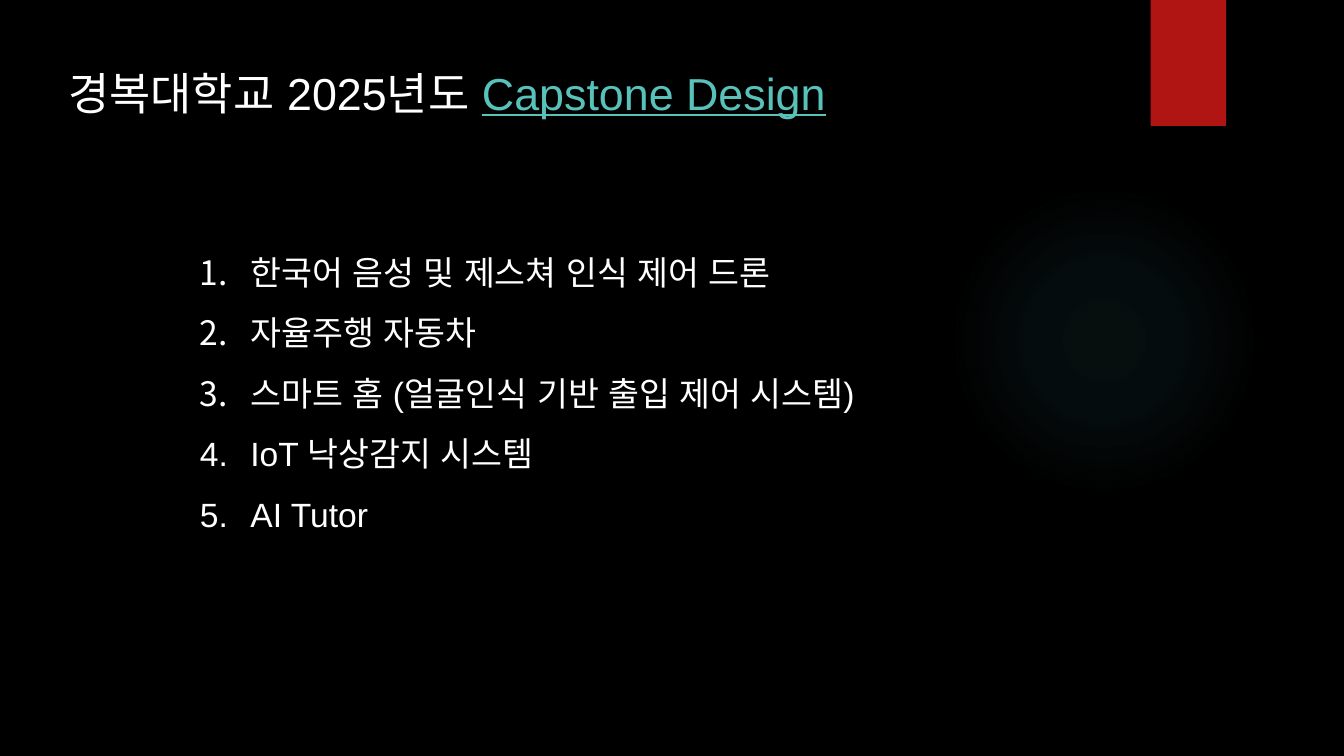
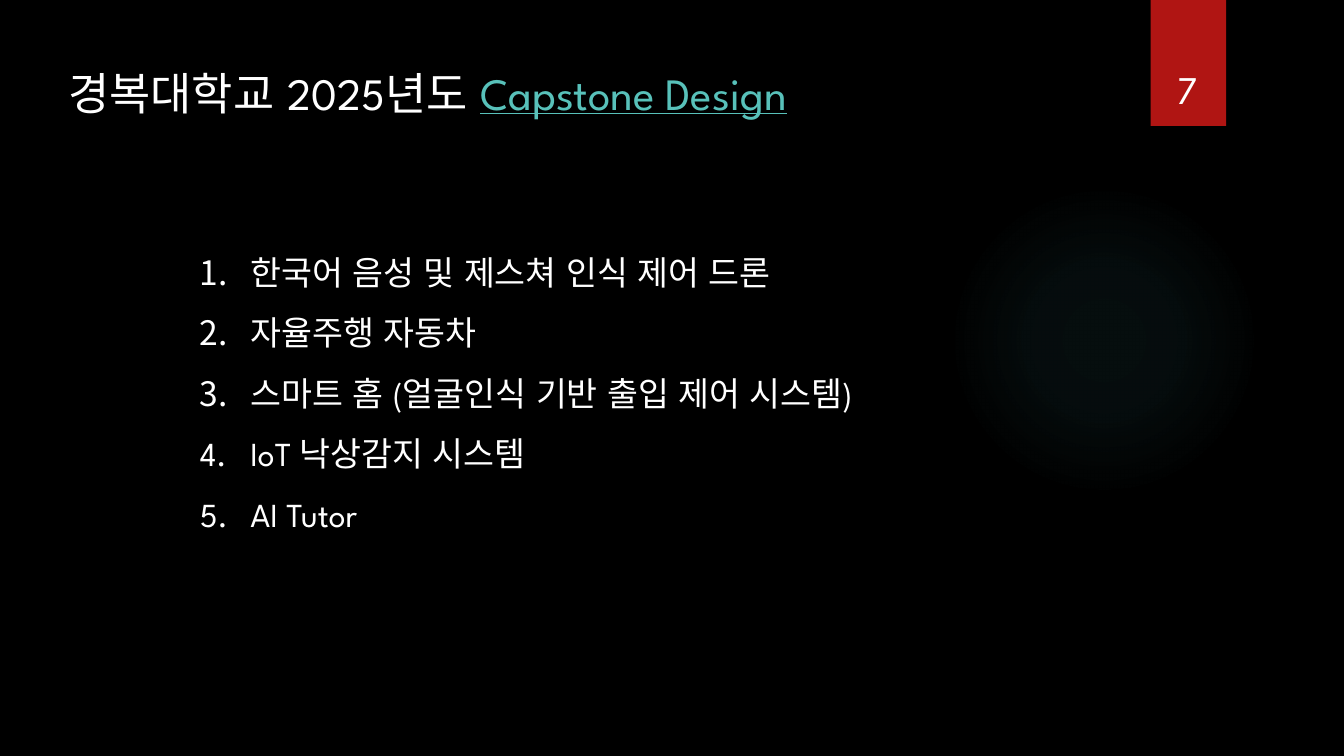
Before and after one commit to ancestor9/Introduction-to-BigData-Analysis, a slide deck: slide 7 of AI 역량강화.pptx. Drawn at 1344x756 pixels with LibreOffice and Linux fonts; fonts in the diff are those of the drawing; background and template pictures are left out. Boxes give left, top, right and bottom in pixels: in the first picture for what was removed or moved away, otherwise in the second. Text is boxed around its words. In the diff, an @@ line names an element or a change of style, - is before the commit and + after.

```diff
--- a/AI 역량강화.pptx
+++ b/AI 역량강화.pptx
@@ text "경복대학교 2025년도 Capstone Design" at bbox=[68, 72, 787, 120]: font Arial to League Spartan @@
@@ page number added at bbox=[1177, 78, 1197, 104], 28 pt, text #FFFFFF @@
+7
@@ text "한국어 음성 및 제스쳐 인식 ..." at bbox=[250, 257, 853, 528]: font Arial to League Spartan @@
```
Also in this commit, not shown: 37 other slides changed, 6 slides added, 1 slide removed, 1 other file.
